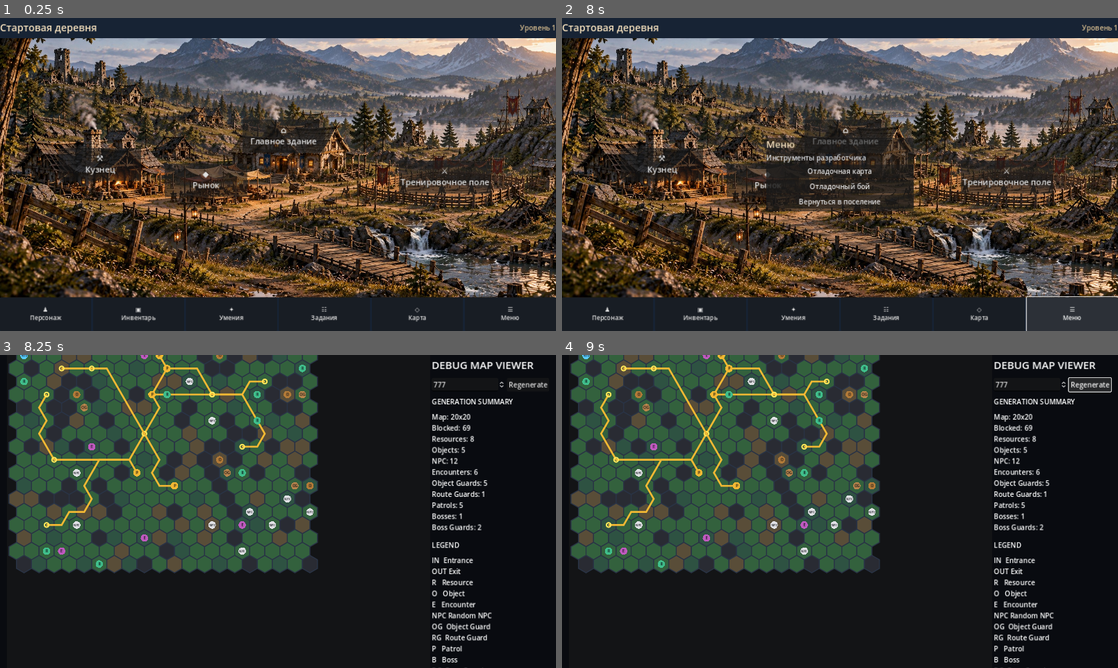
Above: before the commit, frames 1-4 (two rows, left to right).
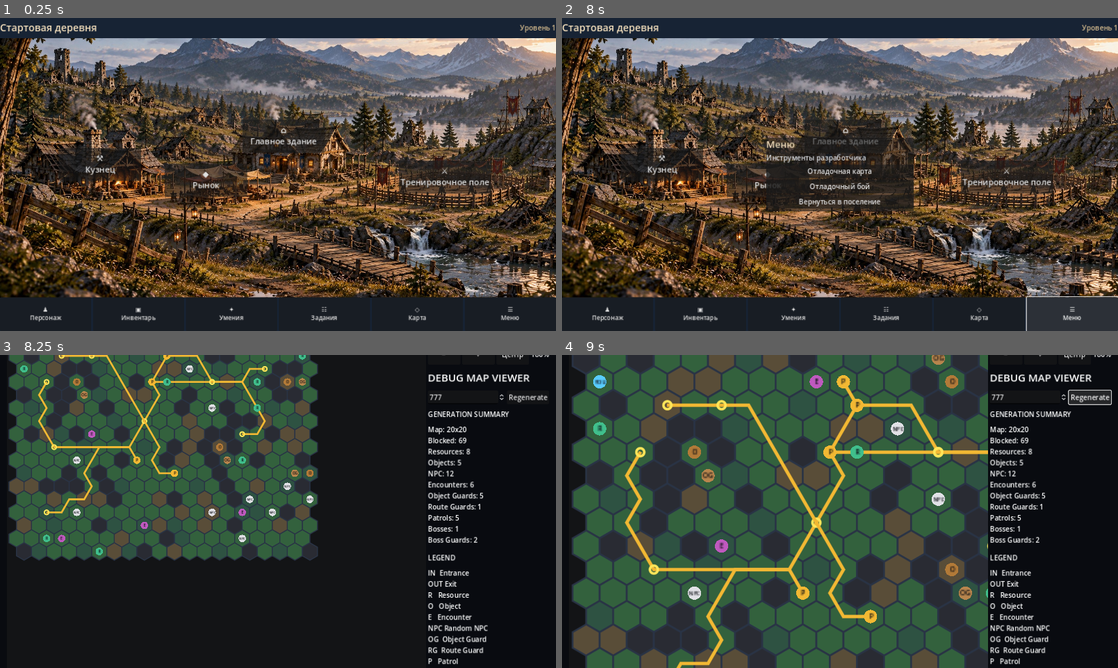
Above: after the commit, the same moments.

Repository: Archoniou1987/Battle-of-Artheon
Game: Godot game, scene res://scenes/main/main.tscn
Same seed, same stepped clock (60 frames per second), same inputs: the game is played once before the commit and once after it.
Inputs:
- Up to frame 1 (0.25 s): no input
- Up to frame 2 (8 s): click "⚒ Кузнец" at 0.5 s; click "◆ Рынок" at 1.25 s; click "⌂ Главное здание" at 2 s; click "⚔ Тренировочное поле" at 2.75 s; click "♟ Персонаж" at 3.5 s; click "▣ Инвентарь" at 4.25 s; click "✦ Умения" at 5 s; click "☷ Задания" at 5.75 s; click "◇ Карта" at 6.5 s; click "☰ Меню" at 7.25 s
- Up to frame 3 (8.25 s): click "Отладочная карта" at 8 s
- Up to frame 4 (9 s): click "Regenerate" at 8.75 s

Frames 1-2 are identical in both runs. In frame 3, 27% of the frame differs, in the area x 1-99%, y 0-100%; in frame 4, 65%.

Commit message:
Add map zoom controls, larger default view and recenter on player

Diff:
--- a/scenes/debug/debug_map_viewer.gd
+++ b/scenes/debug/debug_map_viewer.gd
@@ -6,6 +6,12 @@
 var planned_path:Array[Vector2i]=[]
 var move_status:Label
 var move_button:Button
+var zoom_level:float=1.8
+const MIN_ZOOM:=0.8
+const MAX_ZOOM:=3.0
+const ZOOM_STEP:=0.25
+var map_scroll:ScrollContainer
+var zoom_label:Label
 
 var loot_expedition:ExpeditionState
 var loot_player_id:String=""
@@ -103,6 +109,26 @@
 	_loot_dialog.add_child(_loot_list)
 	canvas.loot_hex_selected.connect(_on_loot_hex_selected)
 	canvas.hex_selected.connect(_select_destination)
+	map_scroll=$Root/MapPanel/Scroll
+	map_scroll.horizontal_scroll_mode=ScrollContainer.SCROLL_MODE_SHOW_NEVER
+	map_scroll.vertical_scroll_mode=ScrollContainer.SCROLL_MODE_SHOW_NEVER
+	map_scroll.follow_focus=false
+	var camera_controls:=HBoxContainer.new()
+	$Root/Sidebar.add_child(camera_controls)
+	$Root/Sidebar.move_child(camera_controls,1)
+	for caption in ["−","+","Центр"]:
+		var control:=Button.new()
+		control.text=caption
+		control.custom_minimum_size=Vector2(75,46)
+		camera_controls.add_child(control)
+		if caption=="−":
+			control.pressed.connect(func()->void: _set_zoom(zoom_level-ZOOM_STEP))
+		elif caption=="+":
+			control.pressed.connect(func()->void: _set_zoom(zoom_level+ZOOM_STEP))
+		else:
+			control.pressed.connect(_center_on_player)
+	zoom_label=Label.new()
+	camera_controls.add_child(zoom_label)
 	var controls:=HBoxContainer.new()
 	$Root/Sidebar.add_child(controls)
 	$Root/Sidebar.move_child(controls,1)
@@ -128,6 +154,8 @@
 	var seed_value:int=int(seed_input.value)
 	var generated:=LocationGenerator.generate(20,20,seed_value)
 	canvas.set_generated(generated)
+	_set_zoom(zoom_level)
+	call_deferred("_center_on_player")
 	playable_map=generated.map
 	player_hex=generated.entrance
 	playable_map.place_entity("PLAYER",player_hex)
@@ -166,6 +194,7 @@
 	$Root/Sidebar/Hint.visible=not portrait
 	$Root/Sidebar/SummaryTitle.visible=not portrait
 	$Root/Sidebar/Summary.visible=not portrait
+	call_deferred("_center_on_player")
 
 func _select_destination(pos:Vector2i)->void:
 	if playable_map==null:
@@ -196,3 +225,28 @@
 	planned_path.remove_at(0)
 	move_status.text="Прибытие" if planned_path.size()==1 else "Осталось: %d"%(planned_path.size()-1)
 	canvas.set_player_view(player_hex,target_hex,planned_path)
+
+func _set_zoom(value:float)->void:
+	var next_zoom:=clampf(value,MIN_ZOOM,MAX_ZOOM)
+	if canvas==null:
+		return
+	var old_zoom:=zoom_level
+	var old_center:=Vector2(map_scroll.scroll_horizontal,map_scroll.scroll_vertical)+map_scroll.size*0.5
+	zoom_level=next_zoom
+	canvas.scale=Vector2.ONE*zoom_level
+	# A scaled Control keeps its original layout size. Reserve the scaled extent.
+	canvas.custom_minimum_size=canvas._map_pixel_size()*zoom_level
+	if zoom_label!=null:
+		zoom_label.text="%d%%"%roundi(zoom_level*100.0)
+	var new_center:=old_center*zoom_level/maxf(old_zoom,0.01)
+	call_deferred("_scroll_to",new_center-map_scroll.size*0.5)
+
+func _scroll_to(pos:Vector2)->void:
+	map_scroll.scroll_horizontal=maxi(0,roundi(pos.x))
+	map_scroll.scroll_vertical=maxi(0,roundi(pos.y))
+
+func _center_on_player()->void:
+	if canvas==null or map_scroll==null or player_hex.x<0:
+		return
+	var center:=canvas._hex_center(player_hex)*zoom_level
+	_scroll_to(center-map_scroll.size*0.5)
